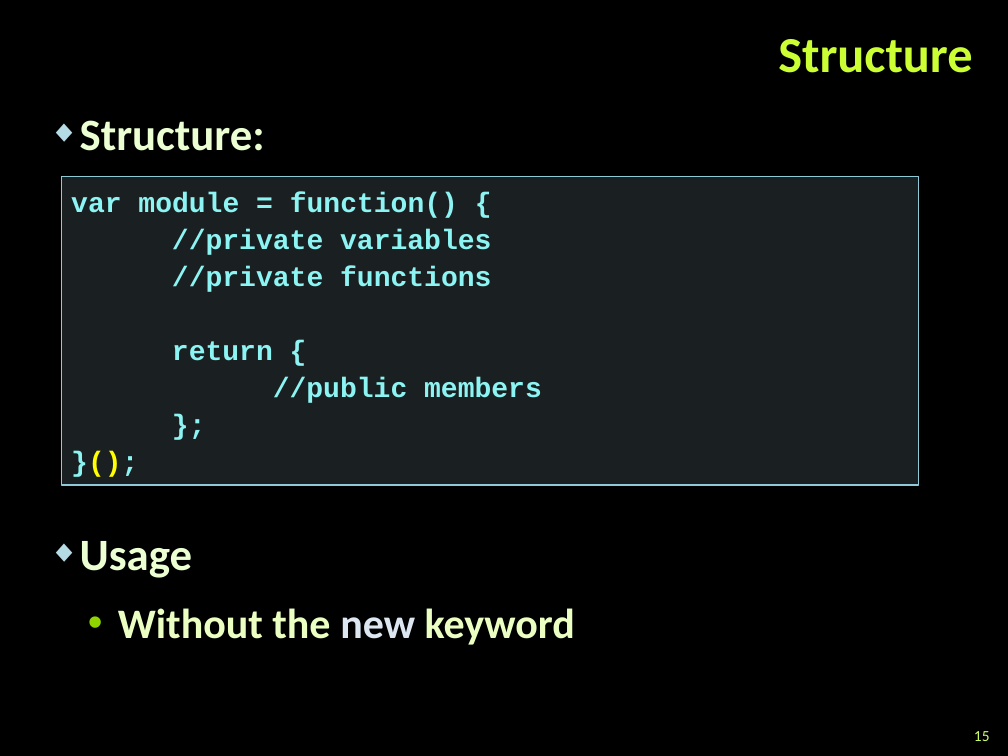
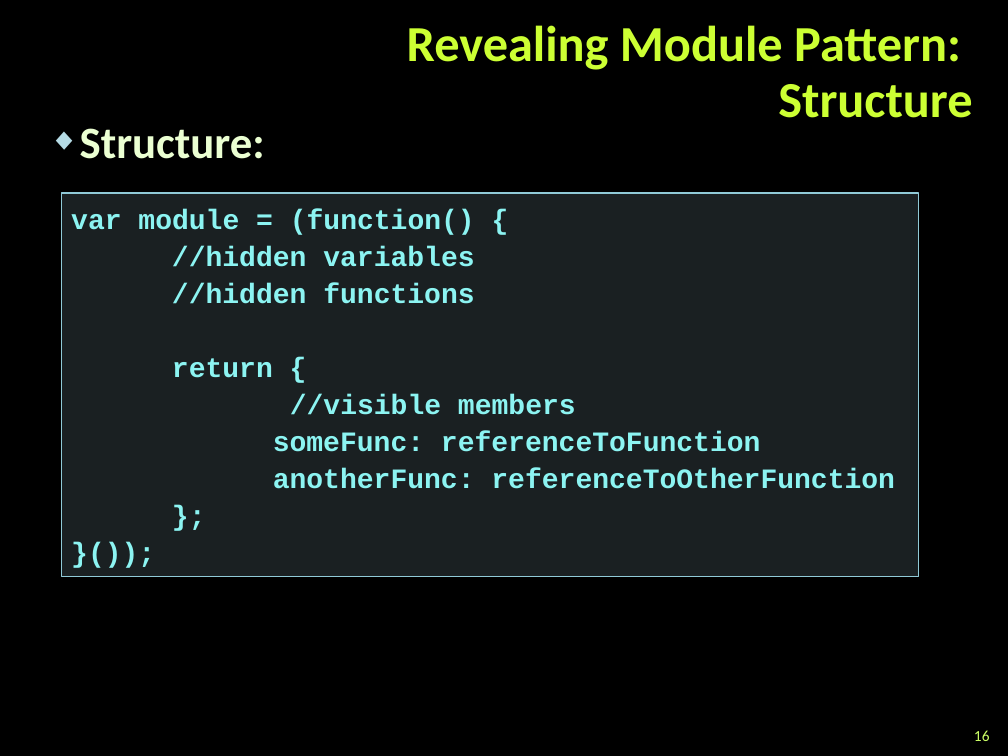
Before and after one commit to martin-nikolov/Telerik-Academy, a slide deck: slide 16 of Web Design & Development/5. JavaScript OOP/06. Modules and Patterns/Modules and Patterns.pptx (slide 15 before the commit). Drawn at 1008x756 pixels with LibreOffice and Linux fonts; fonts in the diff are those of the drawing; background and template pictures are left out. Boxes give left, top, right and bottom in pixels: in the first picture for what was removed or moved away, otherwise in the second. Text is boxed around its words. In the diff, an @@ line names an element or a change of style, - is before the commit and + after.

```diff
--- a/Web Design & Development/5. JavaScript OOP/06. Modules and Patterns/Modules and Patterns.pptx
+++ b/Web Design & Development/5. JavaScript OOP/06. Modules and Patterns/Modules and Patterns.pptx
@@ title at box(407, 25, 972, 118): text changed @@
-Structure
+Revealing Module Pattern:
+Structure
@@ text "Structure:": place and size @@
-text "Structure:" at box(80, 120, 265, 151)
+text "Structure:" at box(80, 128, 265, 159)
@@ text in rectangle at box(61, 194, 919, 577): text changed @@
-}();
+}());
@@ rectangle "var module = (function() {": place and size @@
-rectangle "var module = (function() {" at box(61, 176, 919, 485)
+rectangle "var module = (function() {" at box(61, 194, 919, 577)
@@ text in rectangle at box(71, 209, 475, 304): text changed @@
-var module = function() {
-//private variables
-//private functions
+var module = (function() {
+//hidden variables
+//hidden functions
@@ text in rectangle at box(273, 394, 895, 489): text changed @@
-//public members
+//visible members
+someFunc: referenceToFunction
+anotherFunc: referenceToOtherFunction
@@ text removed at box(80, 541, 575, 645) @@
-◆ Usage
-  • Without the new keyword
@@ page number at box(974, 730, 990, 741): text changed @@
-15
+16
```
Also in this commit, not shown: 9 other slides changed, 15 slides added, 2 slides removed, 19 other files.
